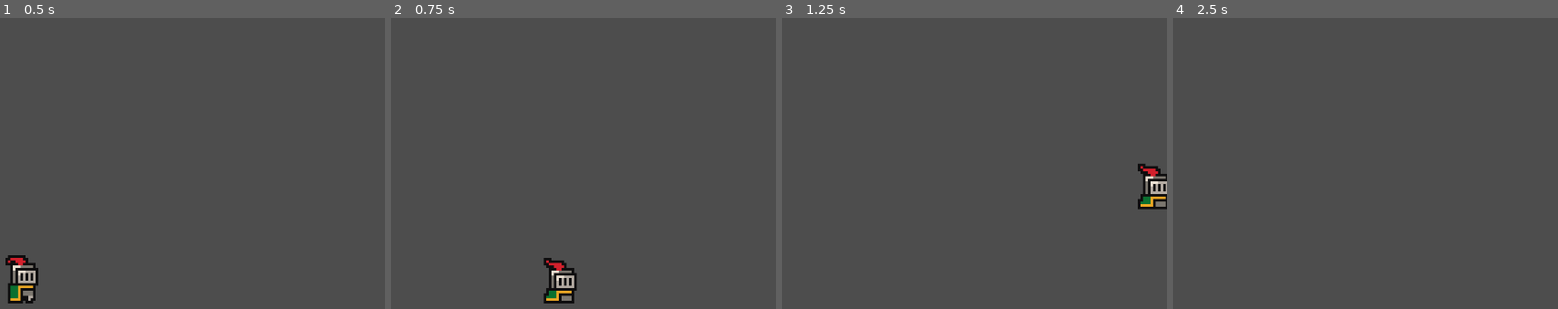
Above: before the commit, frames 1-4 (left to right).
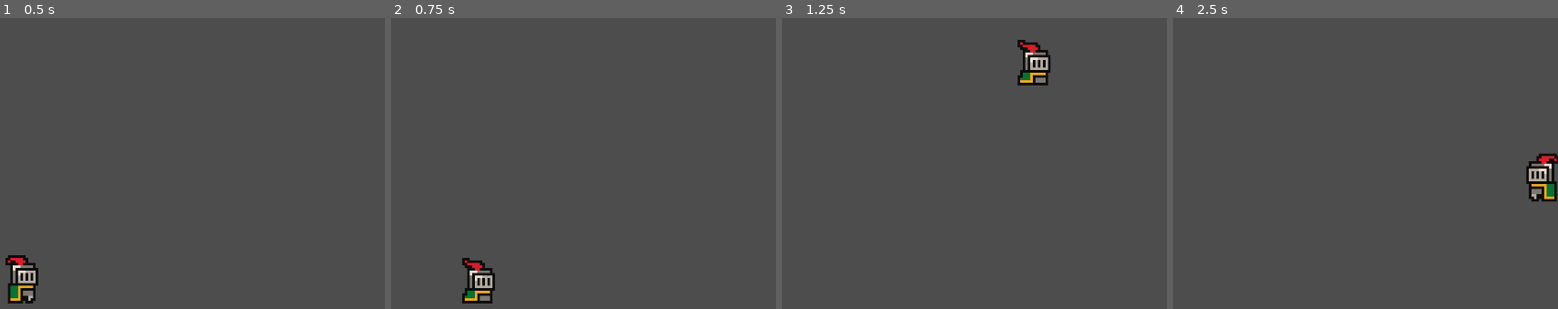
Above: after the commit, the same moments.

Repository: stackhacksbu/StackhacksGameDevRepo
Game: Godot game, scene res://scenes/Game.tscn
Two runs of this game, one before a commit and one after it. Both use one fixed random seed, a clock stepped at 60 frames per second and the inputs below.
Inputs:
- Up to frame 1 (0.5 s): no input
- Up to frame 2 (0.75 s): hold D (move_right) from 0.53 s (still down); tap Q (dash) at 0.6 s
- Up to frame 3 (1.25 s): keep holding D (move_right); tap W (jump) at 0.77, 0.8, 1.07 s
- Up to frame 4 (2.5 s): tap W (jump) at 1.35, 1.52, 1.82, 2.3 s; tap Q (dash) at 1.55, 2.1 s; tap Enter at 2 s; release D (move_right) at 2.03 s; hold A (move_left) from 2.03 s (still down)

Frame 1 is identical in both runs. In frame 2, 2.1% of the frame differs, in the area x 18-49%, y 82-99%; in frame 3, 2.0%; in frame 4, 1.1%.

Commit message:
working on ability system

Diff:
--- a/project.godot
+++ b/project.godot
@@ -41,6 +41,11 @@
 , Object(InputEventKey,"resource_local_to_scene":false,"resource_name":"","device":-1,"window_id":0,"alt_pressed":false …(182 unchanged characters)…
 ]
 }
+test={
+"deadzone": 0.5,
+"events": [Object(InputEventKey,"resource_local_to_scene":false,"resource_name":"","device":-1,"window_id":0,"alt_pressed":false,"shift_pressed":false,"ctrl_pressed":false,"meta_pressed":false,"pressed":false,"keycode":0,"physical_keycode":71,"key_label":0,"unicode":103,"location":0,"echo":false,"script":null)
+]
+}
 
 [physics]
 
--- a/scenes/Game.tscn
+++ b/scenes/Game.tscn
@@ -1,10 +1,6 @@
-[gd_scene load_steps=5 format=3 uid="uid://besm0lkf1jww8"]
+[gd_scene load_steps=3 format=3 uid="uid://besm0lkf1jww8"]
 
 [ext_resource type="PackedScene" uid="uid://dhr6vs5bxmd2f" path="res://scenes/player.tscn" id="1_ucb25"]
-[ext_resource type="Script" path="res://scripts/movement/doublejump.gd" id="2_i4rva"]
-
-[sub_resource type="Resource" id="Resource_rwh5e"]
-script = ExtResource("2_i4rva")
 
 [sub_resource type="WorldBoundaryShape2D" id="WorldBoundaryShape2D_do8s8"]
 
@@ -14,7 +10,6 @@
 zoom = Vector2(4, 4)
 
 [node name="Player" parent="." instance=ExtResource("1_ucb25")]
-ability = SubResource("Resource_rwh5e")
 
 [node name="StaticBody2D" type="StaticBody2D" parent="."]
 
--- /dev/null
+++ b/scripts/movement/dash.gd
@@ -0,0 +1,6 @@
+extends Ability
+class_name Dash
+
+
+func use_ability(player: Player) -> void:
+	print("dashing... need to re-implement")
--- a/scripts/movement/doublejump.gd
+++ b/scripts/movement/doublejump.gd
@@ -1,11 +1,7 @@
 extends Ability
 class_name DoubleJump
-#
-#func _init() -> void:
-	#cooldown = 0;
-	#cast_time = 0;
-	#capacity = 1;
 
 func use_ability(player: Player) -> void:
 	player.velocity.y = player.JUMP_VELOCITY
+	player.jump_count += 1
 	print("double jump")
--- a/scripts/player.gd
+++ b/scripts/player.gd
@@ -1,32 +1,47 @@
 extends CharacterBody2D
 class_name Player
 
+# constants
 const SPEED = 130.0
 const JUMP_VELOCITY = -300.0
-const DASH_VELOCITY = 300
-var tween: Tween
-var dash_velocity := 0.0
-var target = position
+const MAX_JUMPS = 2
 
+# variables
+
+# current number of jumps
+var jump_count = 0
+# hashmap/dictionary of our character's abilities
+var abilities = {}
+# sprite associated with this node
 @onready var animated_sprite: AnimatedSprite2D = $AnimatedSprite2D
-@export var ability: Ability
+
+# runs on node's creation
+func _ready() -> void:
+	# load in abilities
+	abilities["doublejump"] = load("res://scripts/movement/doublejump.gd").new()
+	abilities["dash"] = load("res://scripts/movement/dash.gd").new()
 
 func _physics_process(delta: float) -> void:
-	# Add the gravity.
 	if not is_on_floor():
+		# handle gravity.
 		velocity += get_gravity() * delta
 
-	# Handle jump.
-	if Input.is_action_just_pressed("jump") and is_on_floor():
-		ability.use_ability(self)
+		# only double jump when not on floor (or else character gets 2 jumps from falling state)
+		if Input.is_action_just_pressed("jump") and jump_count < MAX_JUMPS:
+			cast("doublejump")
+
+	if is_on_floor():
+		# reset double jump
+		jump_count = 0
+
+		# jump normally from floor
+		if Input.is_action_just_pressed("jump"):
+			velocity.y = JUMP_VELOCITY
+			jump_count += 1
 
 	# Handle Dash.
 	if Input.is_action_just_pressed("dash"):
-		dash_velocity = DASH_VELOCITY
-		if tween:
-			tween.stop()
-		tween = create_tween()
-		tween.tween_property(self, "dash_velocity", 0, 0.3).set_ease(Tween.EASE_OUT)
+		cast("dash")
 
 	# Get the input direction and handle the movement/deceleration.
 	var direction = Input.get_axis("move_left", "move_right")
@@ -37,8 +52,14 @@
 		animated_sprite.flip_h = true;
 
 	if direction:
-		velocity.x = direction * (SPEED + dash_velocity)
+		velocity.x = direction * (SPEED)
 	else:
 		velocity.x = move_toward(velocity.x, 0, SPEED)
 
 	move_and_slide()
+
+# function for using abilities
+func cast(ability_name) -> void:
+	# cast ability based on name
+	if abilities.has(ability_name):
+		abilities[ability_name].use_ability(self);
